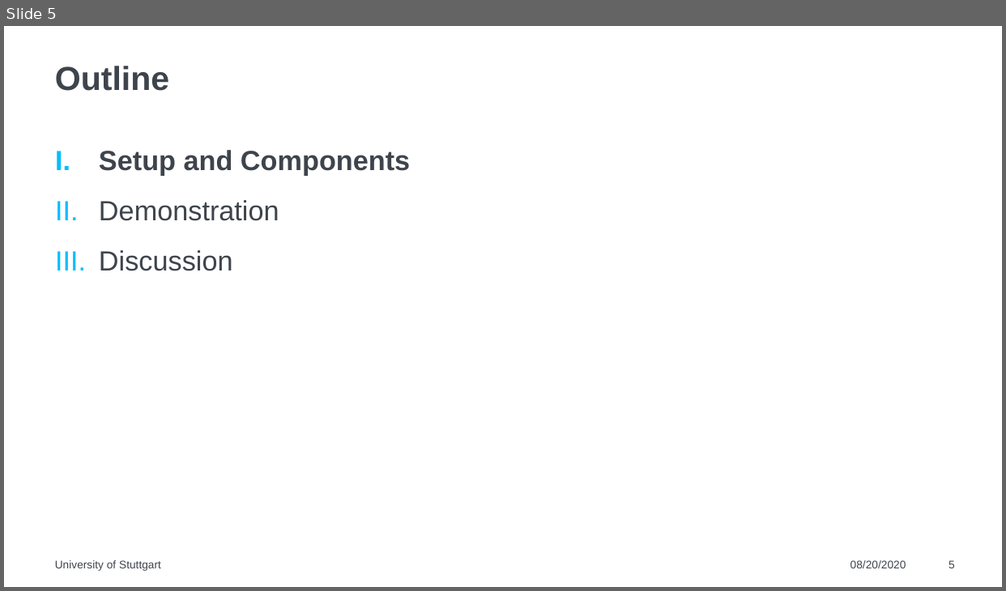
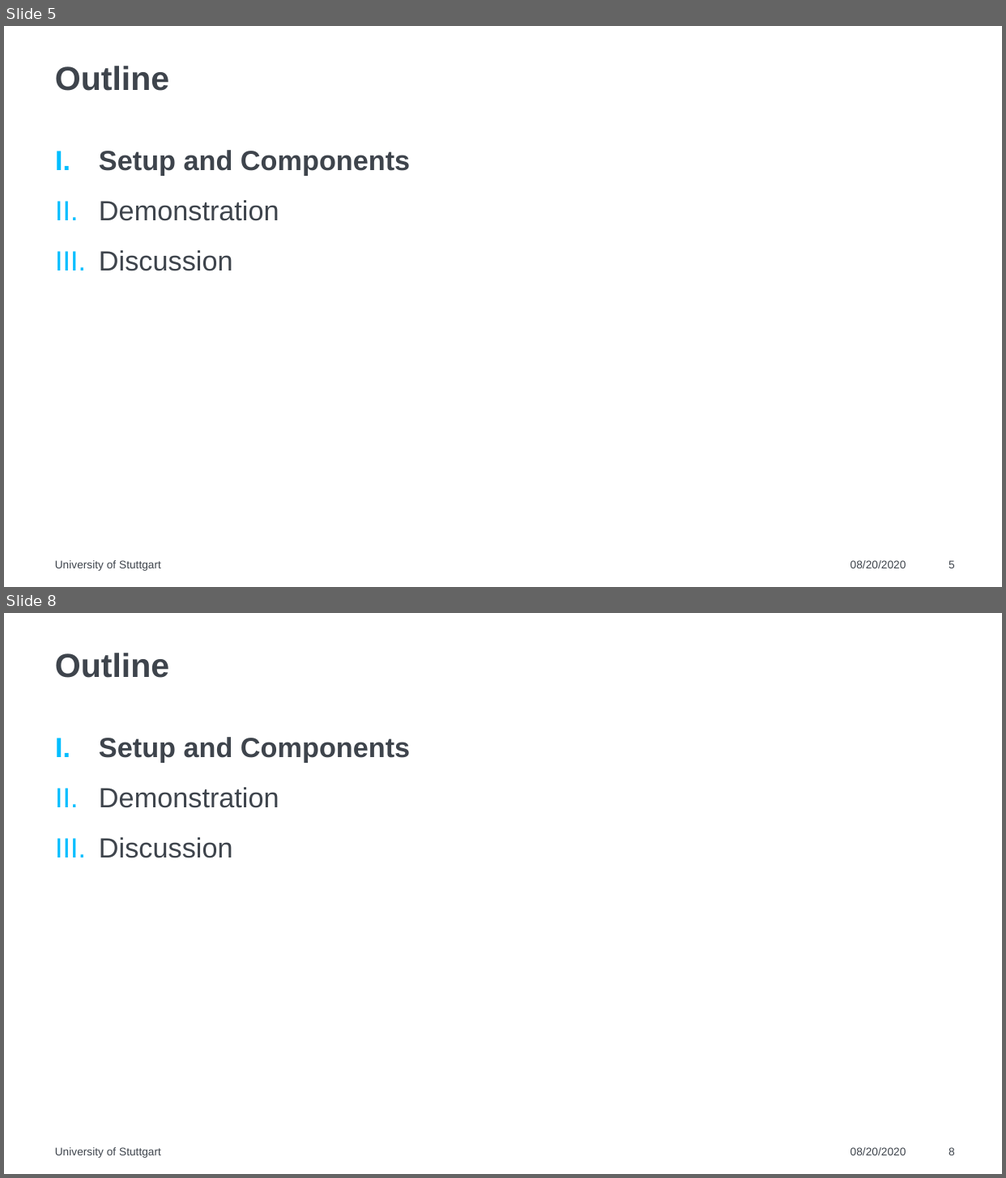
Before and after one commit to mario-r99/hackathon-2022, a slide deck: pitch/pitch.pptx. Shown one above the other, each under a label of ours: slide 5 before the commit, slides 5 and 8 after it; the slides between them are not shown. The pictures are 1006x591 and 1006x1178 pixels, drawn with LibreOffice and Linux fonts; fonts in the diff are those of the drawing. Boxes give left, top, right and bottom in pixels: in the first picture for what was removed or moved away, otherwise in the second. Text is boxed around its words. In the diff, an @@ line names an element or a change of style, - is before the commit and + after.

```diff
--- a/pitch/pitch.pptx
+++ b/pitch/pitch.pptx
@@ slide 8 added at (4,613,1002,1174), background #FFFFFF @@
@@ title added at (55,653,169,678), 24 pt, text #3E444C, bold @@
+Outline
@@ text added at (99,737,410,858), 20 pt, text #3E444C @@
+I. Setup and Components
+II. Demonstration
+III. Discussion
@@ text added at (55,1148,161,1158), 8 pt, text #3E444C @@
+University of Stuttgart
@@ text added at (850,1148,906,1156), 8 pt, text #3E444C @@
+08/20/2020
@@ page number added at (948,1148,955,1156), 8 pt, text #3E444C @@
+8
```
Also in this commit, not shown: 3 slides changed, 1 other slide added.
